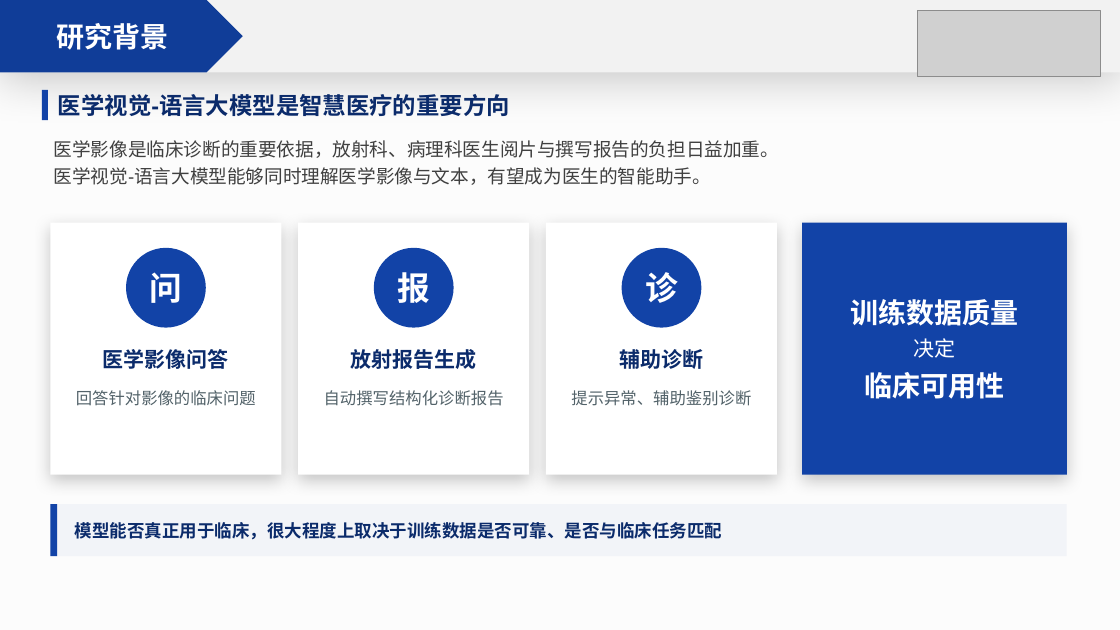
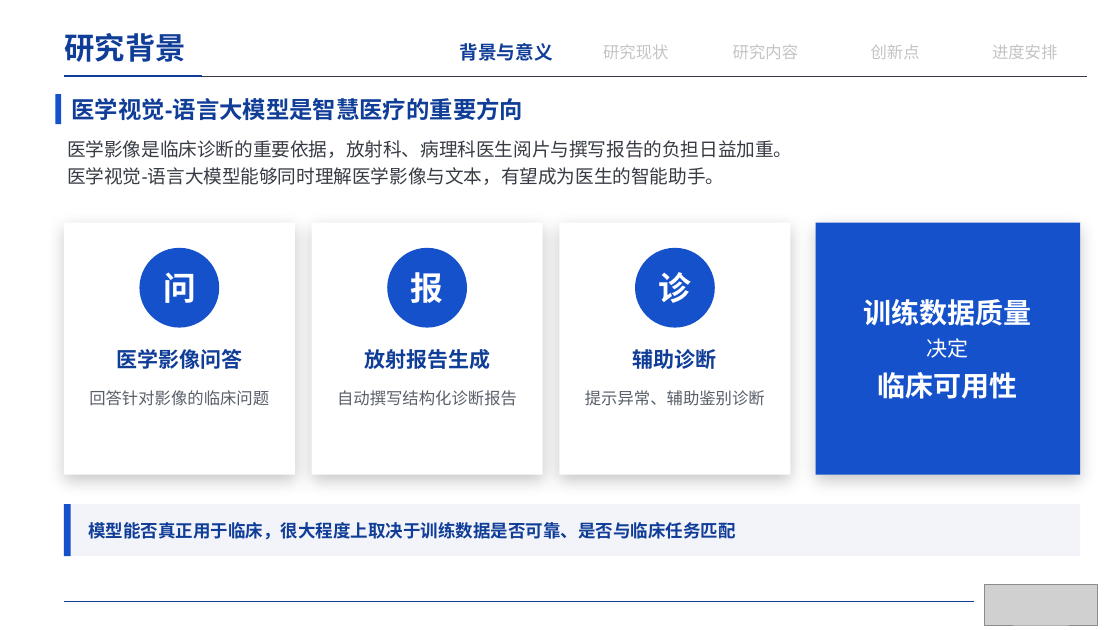
Before and after one commit to irving-2222/Graduation-Thesis, a slide deck: slide 4 of 开题答辩.pptx. Drawn at 1120x630 pixels with LibreOffice and Linux fonts; fonts in the diff are those of the drawing; grey boxes stand for pictures. Boxes give left, top, right and bottom in pixels: in the first picture for what was removed or moved away, otherwise in the second. Text is boxed around its words. In the diff, an @@ line names an element or a change of style, - is before the commit and + after.

```diff
--- a/开题答辩.pptx
+++ b/开题答辩.pptx
@@ rectangle removed at [0, 0, 1120, 630] @@
@@ rectangle removed at [0, 0, 1120, 72] @@
@@ text "研究背景": place and size @@
-text "研究背景" at [0, 0, 243, 72]
+text "研究背景" at [65, 33, 186, 62]
@@ text "研究背景" at [65, 33, 186, 62]: size 24 to 26 pt, text colour #FFFFFF to #103D98; alignment centre to left; line spacing 1 to 0.9; vertical alignment middle to top; fill #103D98 to none @@
@@ text added at [460, 43, 553, 61], 16 pt, text #103D98, bold @@
+背景与意义
@@ text added at [603, 44, 668, 59], 14 pt, text #C4C4C4 @@
+研究现状
@@ text added at [733, 44, 798, 59], 14 pt, text #C4C4C4 @@
+研究内容
@@ text added at [871, 45, 920, 59], 14 pt, text #C4C4C4 @@
+创新点
@@ text added at [992, 44, 1057, 59], 14 pt, text #C4C4C4 @@
+进度安排
@@ line added from (64, 76) to (1088, 76), #373B43 0.5 pt @@
@@ line added from (64, 76) to (202, 76), #103D98 1.75 pt @@
@@ text colour #0B2B6B to #103D98 in 5 elements at [88, 522, 735, 540], [116, 349, 242, 369], [364, 349, 490, 369], [633, 349, 717, 369], [71, 98, 523, 120] @@
@@ text "医学视觉-语言大模型是智慧医疗的重要方向": place and size @@
-text "医学视觉-语言大模型是智慧医疗的重要方向" at [58, 94, 510, 116]
+text "医学视觉-语言大模型是智慧医疗的重要方向" at [71, 98, 523, 120]
@@ fill #1243A7 to #1551CA in 6 elements at [139, 248, 219, 328], [387, 248, 467, 328], [635, 248, 715, 328], [816, 223, 1081, 475], [64, 504, 71, 556], [55, 94, 61, 124] @@
@@ rectangle: place and size @@
-rectangle at [42, 90, 48, 120]
+rectangle at [55, 94, 61, 124]
@@ text "医学影像是临床诊断的重要依据，放射科、病理科医生阅片与撰写报告的负担日益加重。" at [67, 140, 792, 185]: text colour #404040 to #373B43 @@
@@ text colour #526269 to #595F69 in 3 elements at [89, 390, 269, 406], [337, 390, 517, 406], [585, 390, 765, 406] @@
@@ 8 texts, 6 rectangles, 3 ellipses: place and size @@
-8 texts, 6 rectangles, 3 ellipses at [50, 140, 1067, 556]
+8 texts, 6 rectangles, 3 ellipses at [64, 140, 1081, 556]
@@ rectangle at [64, 504, 1081, 556]: fill #F2F4F8 to #F2F4F9 @@
@@ picture: place and size @@
-picture at [918, 10, 1101, 76]
+picture at [985, 584, 1097, 625]
@@ line added from (64, 602) to (974, 602), #103D98 0.5 pt @@
```
Also in this commit, not shown: 18 other slides changed, 3 slides added, 3 slides removed.
